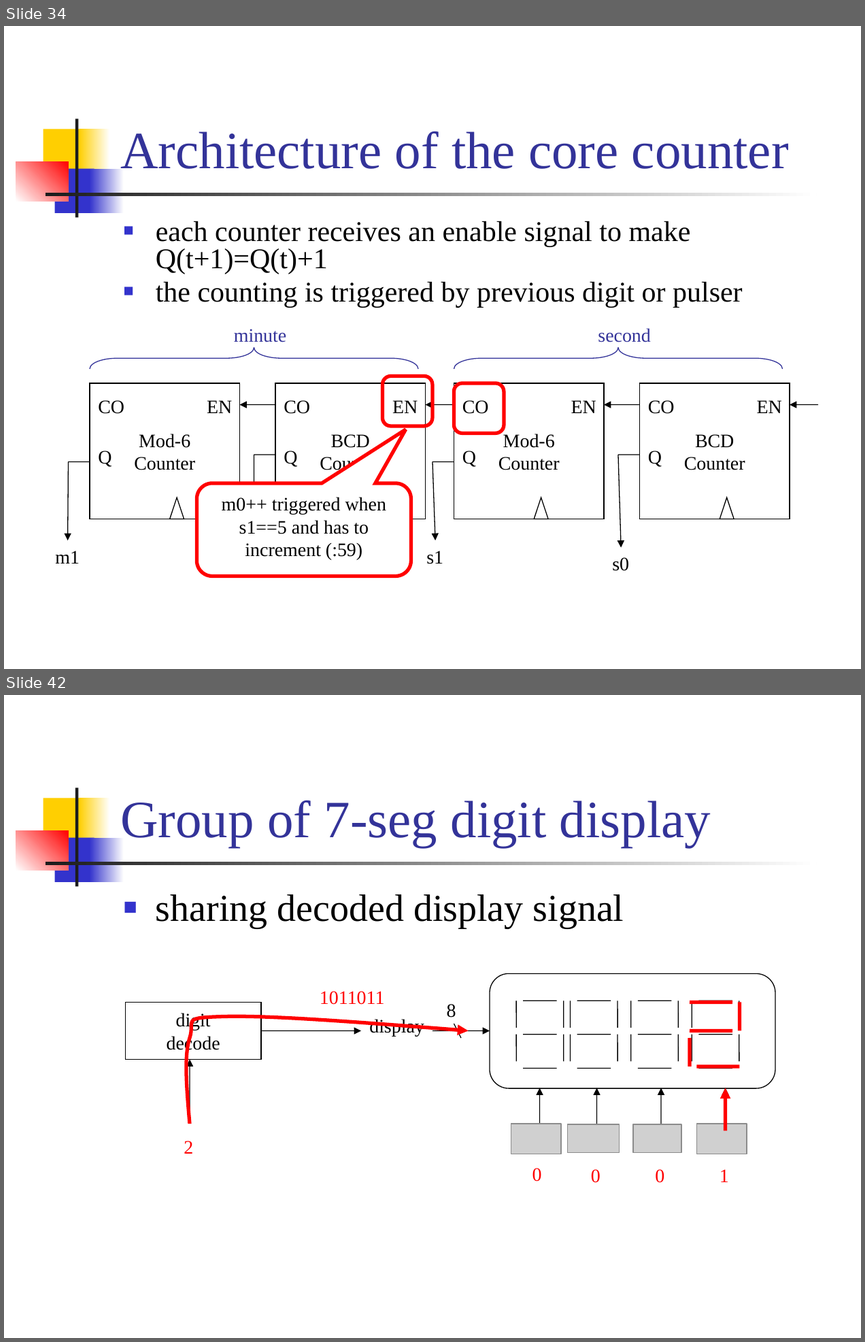
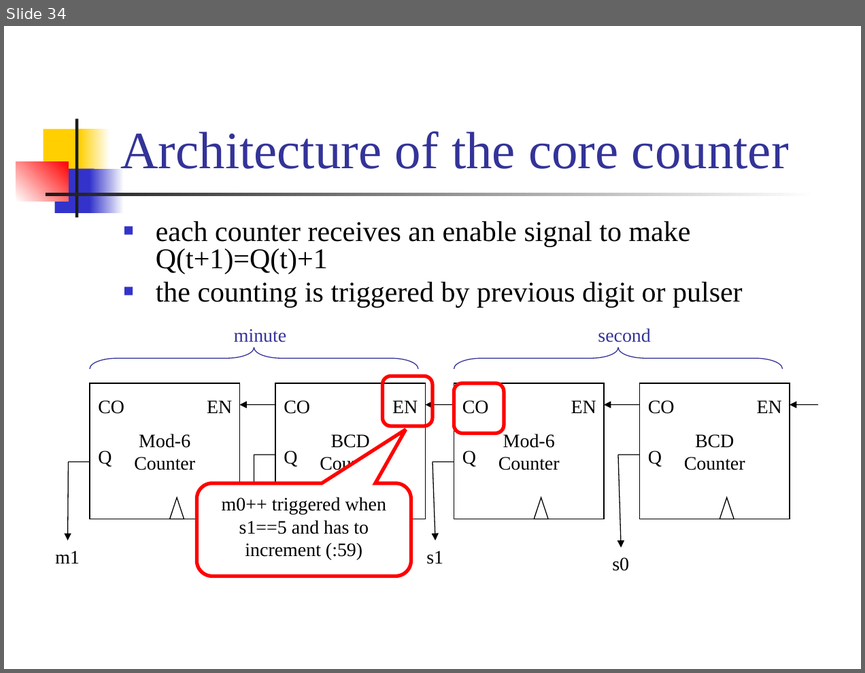
Before and after one commit to CGUSystemCourses/Comp_Org-2018, a slide deck: Lectures/lec05-digital_clock/lec05-digital_clock.pptx. Shown one above the other, each under a label of ours: slides 34 and 42 before the commit, slide 34 after it; the slides between them are not shown. The pictures are 865x1342 and 865x673 pixels, drawn with LibreOffice and Linux fonts; fonts in the diff are those of the drawing; grey boxes stand for pictures. Boxes give left, top, right and bottom in pixels: in the first picture for what was removed or moved away, otherwise in the second. Text is boxed around its words. In the diff, an @@ line names an element or a change of style, - is before the commit and + after.

```diff
--- a/Lectures/lec05-digital_clock/lec05-digital_clock.pptx
+++ b/Lectures/lec05-digital_clock/lec05-digital_clock.pptx
@@ slide 42 removed at [4, 695, 861, 1338], background #FFFFFF; not listed: 7 template elements that a slide beside it also shows @@
@@ title removed at [120, 800, 711, 847] @@
-Group of 7-seg digit display
@@ text removed at [156, 894, 624, 928] @@
-■ sharing decoded display signal
@@ text removed at [320, 991, 385, 1004] @@
-1011011
@@ freeform shape removed at [179, 1015, 468, 1123] @@
@@ group removed at [126, 974, 775, 1153]: 29 lines, 7 arrows, 4 pictures, 2 texts, 1 rounded rectangle, 1 rectangle @@
-8
-display
-digit
-decode
@@ group removed at [689, 1002, 739, 1066]: 5 lines @@
@@ arrow removed from (725, 1130) to (725, 1087) @@
@@ text removed at [184, 1140, 193, 1153] @@
-2
@@ text removed at [532, 1168, 542, 1181] @@
-0
@@ text removed at [591, 1169, 600, 1183] @@
-0
@@ text removed at [655, 1169, 664, 1183] @@
-0
@@ text removed at [719, 1169, 729, 1182] @@
-1
```
Also in this commit, not shown: 1 slide changed, 25 other slides removed.
